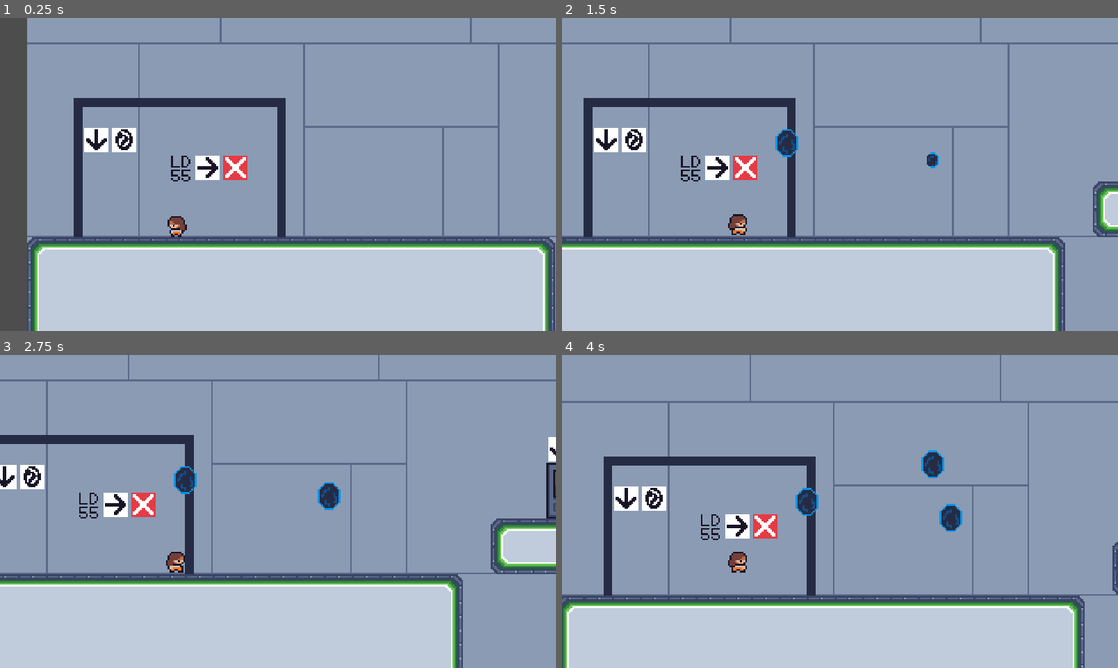
Above: before the commit, frames 1-4 (two rows, left to right).
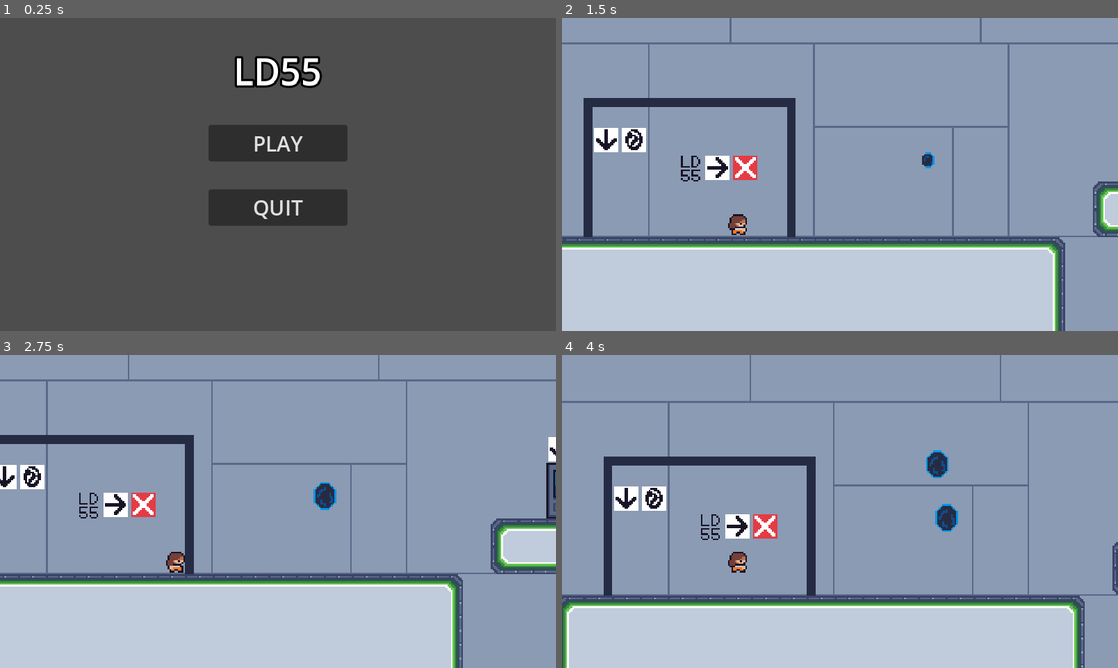
Above: after the commit, the same moments.

Repository: EthanPlant/LD55
Game: Godot game, scene res://scenes/main.tscn
Same seed, same stepped clock (60 frames per second), same inputs: the game is played once before the commit and once after it.
Inputs (mouse positions are in pixels of both pictures, inside the frame that each line leads up to):
- Up to frame 1 (0.25 s): no input
- Up to frame 2 (1.5 s): click (840, 143) at 0.5 s, where only the run after the commit has a clickable "PLAY"; tap Enter at 1.25 s; move the mouse to (962, 158) at 1.27 s; hold D (walk_right) from 1.28 s (still down); click (962, 158) at 1.35 s
- Up to frame 3 (2.75 s): keep holding D (walk_right); tap Space (jump) at 1.52, 2.27 s; move the mouse to (166, 527) at 2.02 s; tap Ctrl (switch_world) at 2.1 s
- Up to frame 4 (4 s): move the mouse to (895, 442) at 2.77 s; release D (walk_right) at 2.78 s; hold A (walk_left) 2.78-3.53 s; click (895, 442) at 2.85 s; move the mouse to (812, 574) at 3.52 s; hold D (walk_right) from 3.53 s (still down); tap Ctrl (switch_world) at 3.6 s; tap Space (jump) at 3.77 s

The runs differ from the first frame. In frame 1, 95% of the frame differs, in the area x 4-100%, y 0-100%; in frame 2, 0.3%; in frame 3, 0.5%; in frame 4, 0.7%.

Commit message:
Main menu and level manager

Diff:
--- a/project.godot
+++ b/project.godot
@@ -17,6 +17,7 @@
 [autoload]
 
 Global="*res://scripts/global.gd"
+LevelManager="*res://scripts/level_manager.gd"
 
 [display]
 
--- a/scenes/main.tscn
+++ b/scenes/main.tscn
@@ -1,10 +1,21 @@
-[gd_scene load_steps=2 format=3 uid="uid://dfdyk8q80jrfi"]
+[gd_scene load_steps=5 format=3 uid="uid://dfdyk8q80jrfi"]
 
-[ext_resource type="PackedScene" uid="uid://bh4j2in0ie8ji" path="res://scenes/levels/tutorial_level.tscn" id="1_lb3v0"]
+[ext_resource type="Script" path="res://scripts/main.gd" id="1_dy0ed"]
+[ext_resource type="PackedScene" uid="uid://bjir21l76d5k2" path="res://scenes/ui/main_menu.tscn" id="1_lq4e8"]
+[ext_resource type="Script" path="res://scripts/level_data.gd" id="2_0mn3a"]
+
+[sub_resource type="Resource" id="Resource_6r3sj"]
+script = ExtResource("2_0mn3a")
+level_id = 0
+level_name = "Tutorial Level"
+level_path = "tutorial_level"
 
 [node name="Main" type="Node"]
+script = ExtResource("1_dy0ed")
+available_levels = Array[ExtResource("2_0mn3a")]([SubResource("Resource_6r3sj")])
+
+[node name="UIMain" type="CanvasLayer" parent="."]
+
+[node name="MainMenu" parent="UIMain" instance=ExtResource("1_lq4e8")]
 
 [node name="2DScene" type="Node2D" parent="."]
-
-[node name="TutorialLevel" parent="2DScene" instance=ExtResource("1_lb3v0")]
-position = Vector2(1, 0)
--- /dev/null
+++ b/scenes/ui/main_menu.tscn
@@ -0,0 +1,80 @@
+[gd_scene load_steps=5 format=3 uid="uid://bjir21l76d5k2"]
+
+[ext_resource type="Script" path="res://scripts/main_menu.gd" id="1_efl2g"]
+
+[sub_resource type="SystemFont" id="SystemFont_fxr5o"]
+font_names = PackedStringArray("")
+font_weight = 900
+oversampling = 3.0
+
+[sub_resource type="LabelSettings" id="LabelSettings_pnbl4"]
+font = SubResource("SystemFont_fxr5o")
+font_size = 42
+outline_size = 10
+outline_color = Color(0, 0, 0, 1)
+
+[sub_resource type="SystemFont" id="SystemFont_ss44e"]
+font_names = PackedStringArray("")
+font_weight = 700
+oversampling = 3.0
+
+[node name="MainMenu" type="Control"]
+layout_mode = 3
+anchors_preset = 15
+anchor_right = 1.0
+anchor_bottom = 1.0
+grow_horizontal = 2
+grow_vertical = 2
+script = ExtResource("1_efl2g")
+
+[node name="TextureRect" type="TextureRect" parent="."]
+layout_mode = 1
+anchors_preset = 15
+anchor_right = 1.0
+anchor_bottom = 1.0
+grow_horizontal = 2
+grow_vertical = 2
+
+[node name="MarginContainer" type="MarginContainer" parent="TextureRect"]
+layout_mode = 1
+anchors_preset = 15
+anchor_right = 1.0
+anchor_bottom = 1.0
+grow_horizontal = 2
+grow_vertical = 2
+theme_override_constants/margin_left = 32
+theme_override_constants/margin_top = 32
+theme_override_constants/margin_right = 32
+theme_override_constants/margin_bottom = 32
+
+[node name="VBoxContainer" type="VBoxContainer" parent="TextureRect/MarginContainer"]
+layout_mode = 2
+size_flags_horizontal = 4
+size_flags_vertical = 0
+theme_override_constants/separation = 32
+
+[node name="Label" type="Label" parent="TextureRect/MarginContainer/VBoxContainer"]
+layout_mode = 2
+size_flags_horizontal = 4
+text = "LD55"
+label_settings = SubResource("LabelSettings_pnbl4")
+
+[node name="PlayButton" type="Button" parent="TextureRect/MarginContainer/VBoxContainer"]
+custom_minimum_size = Vector2(160, 0)
+layout_mode = 2
+size_flags_horizontal = 4
+theme_override_fonts/font = SubResource("SystemFont_ss44e")
+theme_override_font_sizes/font_size = 24
+text = "PLAY"
+
+[node name="QuitButton" type="Button" parent="TextureRect/MarginContainer/VBoxContainer"]
+custom_minimum_size = Vector2(160, 0)
+layout_mode = 2
+size_flags_horizontal = 4
+theme_override_fonts/font = SubResource("SystemFont_ss44e")
+theme_override_font_sizes/font_size = 24
+text = "QUIT
+"
+
+[connection signal="pressed" from="TextureRect/MarginContainer/VBoxContainer/PlayButton" to="." method="_on_play_button_pressed"]
+[connection signal="pressed" from="TextureRect/MarginContainer/VBoxContainer/QuitButton" to="." method="_on_quit_button_pressed"]
--- a/scripts/level.gd
+++ b/scripts/level.gd
@@ -1,14 +1,19 @@
+class_name Level
 extends Node2D
 
 const PORTAL: PackedScene = preload("res://scenes/entities/portal.tscn")
 
+@export var level_id: int
+
+var level_data: LevelData
+
+
 # Called when the node enters the scene tree for the first time.
 func _ready():
-	pass # Replace with function body.
+	level_data = LevelManager.get_level_data_by_id(level_id)
 
 
-# Called every frame. 'delta' is the elapsed time since the previous frame.
-func _process(_delta):
+func _physics_process(_delta):
 	if Input.is_action_just_pressed("summon_portal"):
 		var portal: Node  = PORTAL.instantiate()
 		add_child(portal)
--- /dev/null
+++ b/scripts/level_data.gd
@@ -0,0 +1,6 @@
+class_name LevelData
+extends Resource
+
+@export var level_id: int
+@export var level_name: String
+@export var level_path: String
--- /dev/null
+++ b/scripts/level_manager.gd
@@ -0,0 +1,39 @@
+extends Node
+
+var levels: Array[LevelData]
+var main_scene: Node2D = null
+var loaded_level: Level = null
+
+
+func unload_level() -> void:
+	if is_instance_valid(loaded_level):
+		loaded_level.queue_free()
+	loaded_level = null
+
+
+func load_level(level_id: int) -> void:
+	print("Loading level ", level_id)
+	unload_level()
+
+	var level_data = get_level_data_by_id(level_id)
+
+	if not level_data:
+		print("Level not found")
+		return
+
+	var level_path = "res://scenes/levels/%s.tscn" % level_data.level_path
+	var level_res := load(level_path)
+
+	if level_res:
+		loaded_level = level_res.instantiate()
+
+		main_scene.add_child(loaded_level)
+	else:
+		print("Failed to load level")
+
+
+func get_level_data_by_id(level_id: int) -> LevelData:
+	for level_data in levels:
+		if level_data.level_id == level_id:
+			return level_data
+	return null
--- /dev/null
+++ b/scripts/main.gd
@@ -0,0 +1,9 @@
+extends Node
+
+@export var available_levels: Array[LevelData]
+
+@onready var _2d_scene = $"2DScene"
+
+func _ready() -> void:
+	LevelManager.main_scene = _2d_scene
+	LevelManager.levels = available_levels
--- /dev/null
+++ b/scripts/main_menu.gd
@@ -0,0 +1,27 @@
+class_name MainMenu
+extends Control
+
+
+func _on_play_button_pressed():
+	LevelManager.load_level(0)
+	deactivate()
+
+
+func _on_quit_button_pressed():
+	get_tree().quit()
+
+
+func deactivate() -> void:
+	hide()
+	set_process(false)
+	set_physics_process(false)
+	set_process_unhandled_input(false)
+	set_process_input(false)
+
+
+func activate() -> void:
+	show()
+	set_process(true)
+	set_physics_process(true)
+	set_process_unhandled_input(true)
+	set_process_input(true)
